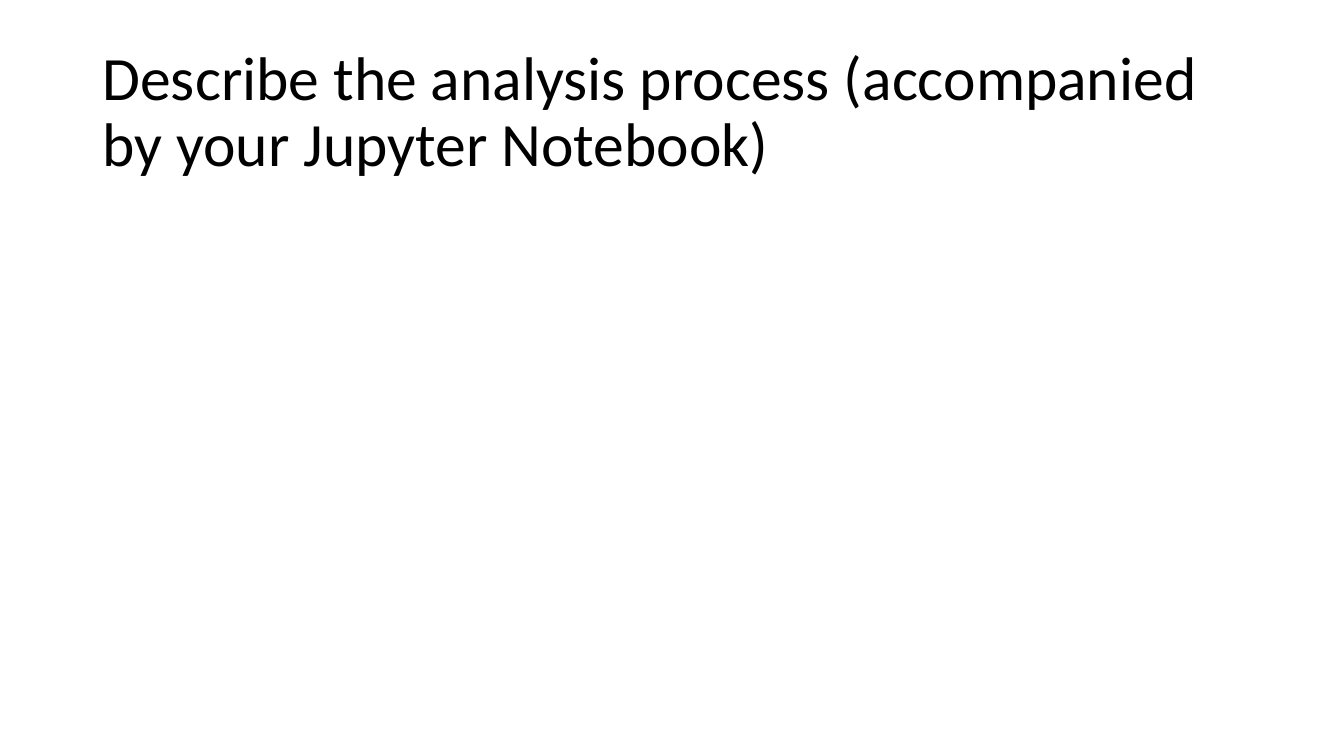
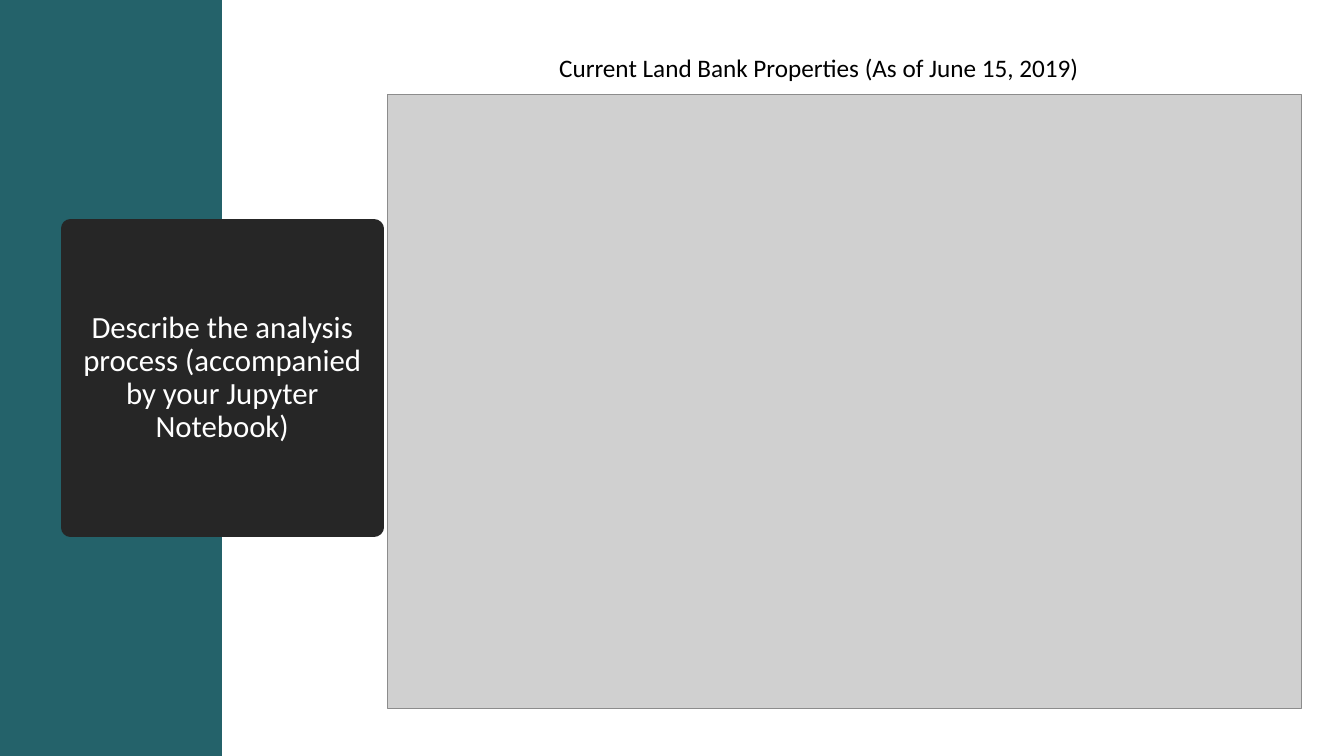
Before and after one commit to nicholasiii/GroupAssignement1, a slide deck: slide 6 of Group 2.pptx. Drawn at 1344x756 pixels with LibreOffice and Linux fonts; fonts in the diff are those of the drawing; grey boxes stand for pictures. Boxes give left, top, right and bottom in pixels: in the first picture for what was removed or moved away, otherwise in the second. Text is boxed around its words. In the diff, an @@ line names an element or a change of style, - is before the commit and + after.

```diff
--- a/Group 2.pptx
+++ b/Group 2.pptx
@@ rectangle added at bbox=[0, 0, 222, 756], fill #24626A @@
@@ text added at bbox=[559, 58, 1078, 81], 18 pt, text #000000 @@
+Current Land Bank Properties (As of June 15, 2019)
@@ picture added at bbox=[388, 95, 1303, 709] @@
@@ title "Describe the analysis process (accompanied ...": place and size @@
-title "Describe the analysis process (accompanied ..." at bbox=[102, 55, 1197, 176]
+title "Describe the analysis process (accompanied ..." at bbox=[71, 229, 374, 527]
@@ title "Describe the analysis process (accompanied ..." at bbox=[71, 229, 374, 527]: size 44 to 22 pt, text colour #000000 to #FFFFFF; alignment left to centre; fill none to #262626; outline none to #262626 13.75 pt @@
```
Also in this commit, not shown: 6 other slides changed, 10 slides added, 4 other files.
